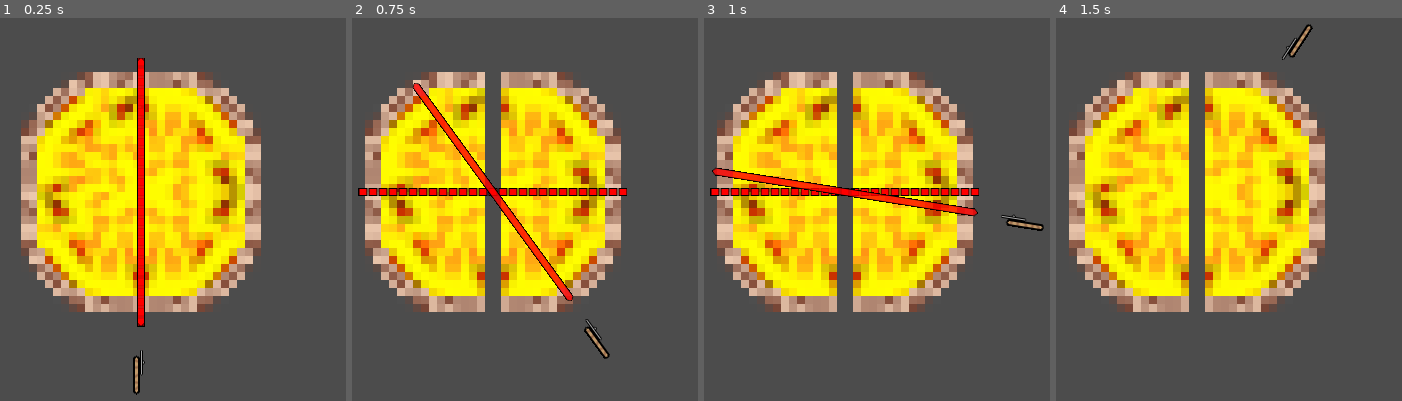
Above: before the commit, frames 1-4 (left to right).
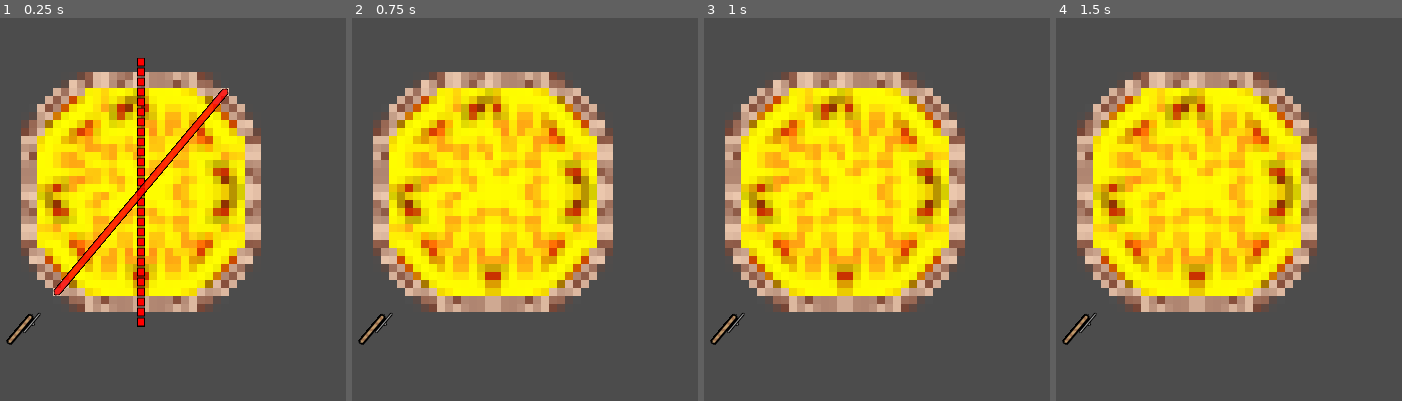
Above: after the commit, the same moments.

Repository: swashdev/minigame-madness
Game: Godot game, scene res://mini/za/scenes/za_minigame.tscn
Same seed, same stepped clock (60 frames per second), same inputs: the game is played once before the commit and once after it. This scene is started directly instead of the project's main scene.
Inputs:
- Up to frame 1 (0.25 s): no input
- Up to frame 2 (0.75 s): tap Enter at 0.5 s; hold Right (move_right) from 0.53 s (still down); hold Space (action) from 0.53 s (still down)
- Up to frame 3 (1 s): keep holding Right (move_right); keep holding Space (action); tap Up (move_up) at 0.77 s
- Up to frame 4 (1.5 s): keep holding Right (move_right); release Space (action) at 1.28 s; tap Space (action) at 1.35 s

The runs differ from the first frame. In frame 1, 2.6% of the frame differs, in the area x 1-67%, y 10-99%; in frame 2, 28%, in the area x 1-80%, y 14-90%; in frame 3, 28%; in frame 4, 26%.

Commit message:
[ZA] randomize the start position of the slicer.
The slicer will now start up to 45 degrees clockwise of the first slice
position when the game begins.

Diff:
--- a/mini/za/scripts/za_minigame.gd
+++ b/mini/za/scripts/za_minigame.gd
@@ -12,9 +12,12 @@
 var _slices: int = 0
 
 
-# For testing.
+# When the minigame is ready, randomize the start point of the slicer.
 func _ready():
+	$Slicer.rotation_degrees = rand_range( 45.0, 0.0 )
 	start()
+
+
 # The mainloop for the minigame.
 func _process( _delta ):
 	if _unlock_controls:
